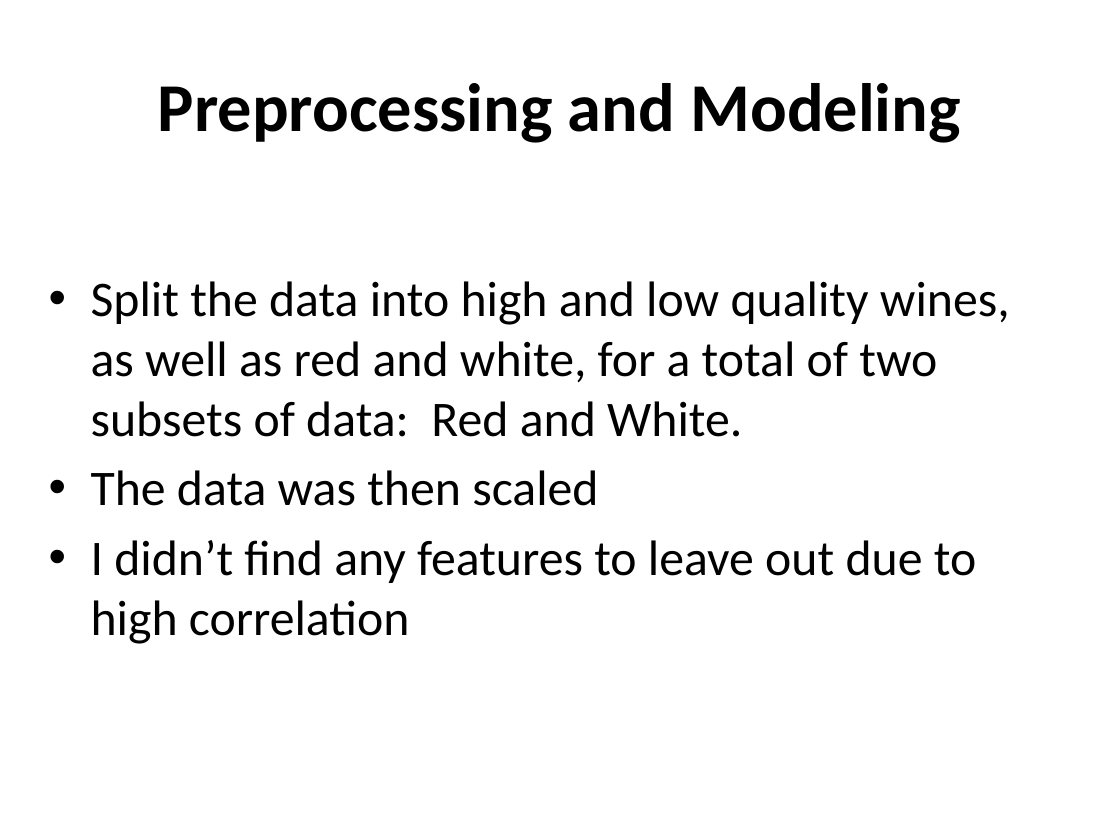
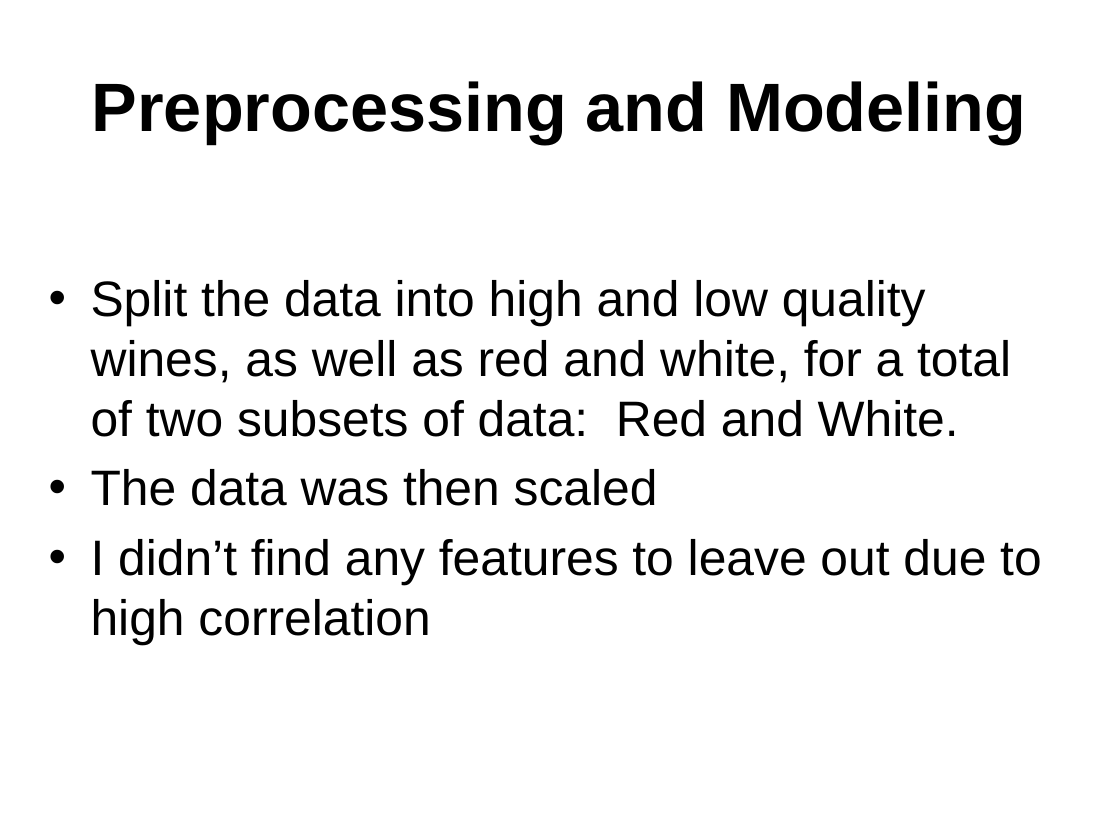
Before and after one commit to delwester/Springboard, a slide deck: slide 9 of Capstone2/Capstone2_FinalPres.pptx. Drawn at 1120x840 pixels with LibreOffice and Linux fonts; fonts in the diff are those of the drawing. Boxes give left, top, right and bottom in pixels: in the first picture for what was removed or moved away, otherwise in the second. Text is boxed around its words. In the diff, an @@ line names an element or a change of style, - is before the commit and + after.

```diff
--- a/Capstone2/Capstone2_FinalPres.pptx
+++ b/Capstone2/Capstone2_FinalPres.pptx
@@ title "Preprocessing and Modeling" at (92,81,1026,143): font Calibri to Arial @@
@@ text "Split the data into high ..." at (91,280,1041,645): font Calibri to Arial @@
```
Also in this commit, not shown: 12 other slides changed.
